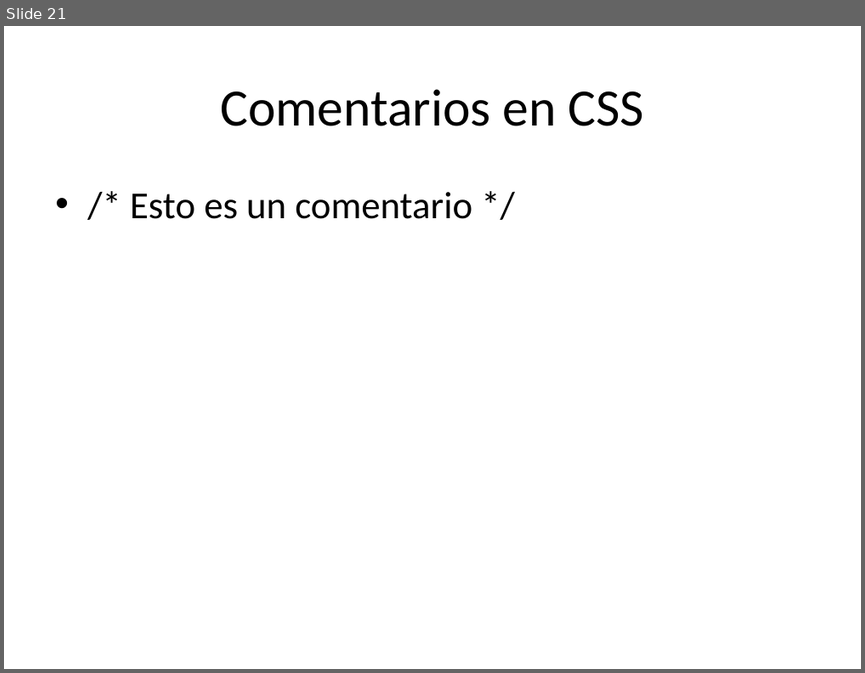
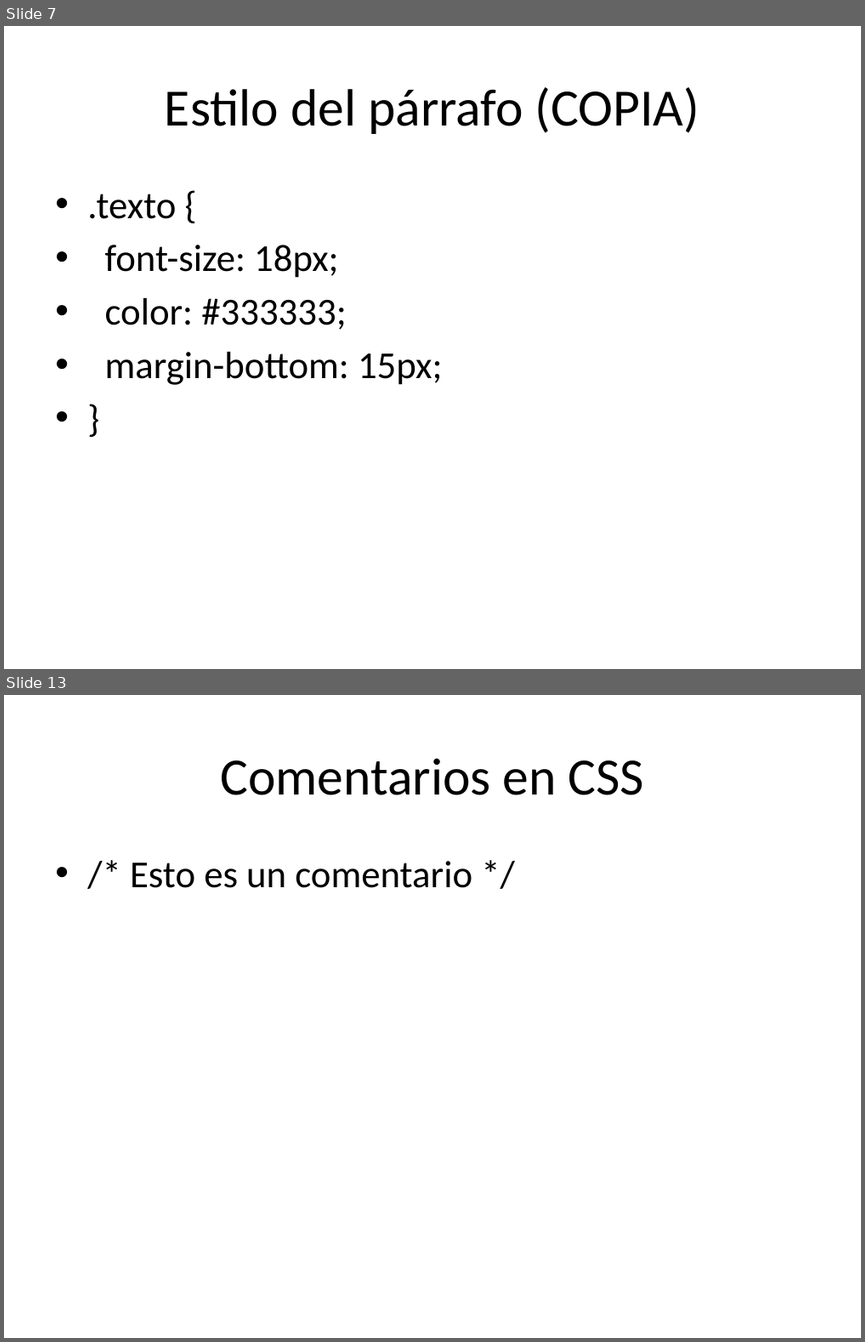
Before and after one commit to santillanlc/ImplementaPaginasWeb, a slide deck: Practica_CSS_Basico28-01-26.pptx. Shown one above the other, each under a label of ours: slide 21 before the commit, slides 7 and 13 after it; the slides between them are not shown. The pictures are 865x673 and 865x1342 pixels, drawn with LibreOffice and Linux fonts; fonts in the diff are those of the drawing. Boxes give left, top, right and bottom in pixels: in the first picture for what was removed or moved away, otherwise in the second. Text is boxed around its words. In the diff, an @@ line names an element or a change of style, - is before the commit and + after.

```diff
--- a/Practica_CSS_Basico28-01-26.pptx
+++ b/Practica_CSS_Basico28-01-26.pptx
@@ slide 7 added at (4,26,861,669), background #FFFFFF @@
@@ title added at (165,87,699,134), 44 pt, text #000000 @@
+Estilo del párrafo (COPIA)
@@ text added at (87,193,442,385), 32 pt, text #000000 @@
+• .texto {
+• font-size: 18px;
+• color: #333333;
+• margin-bottom: 15px;
+• }
@@ what was slide 21 is now slide 13 @@
```
Also in this commit, not shown: 10 slides changed, 3 other slides added, 11 slides removed.
